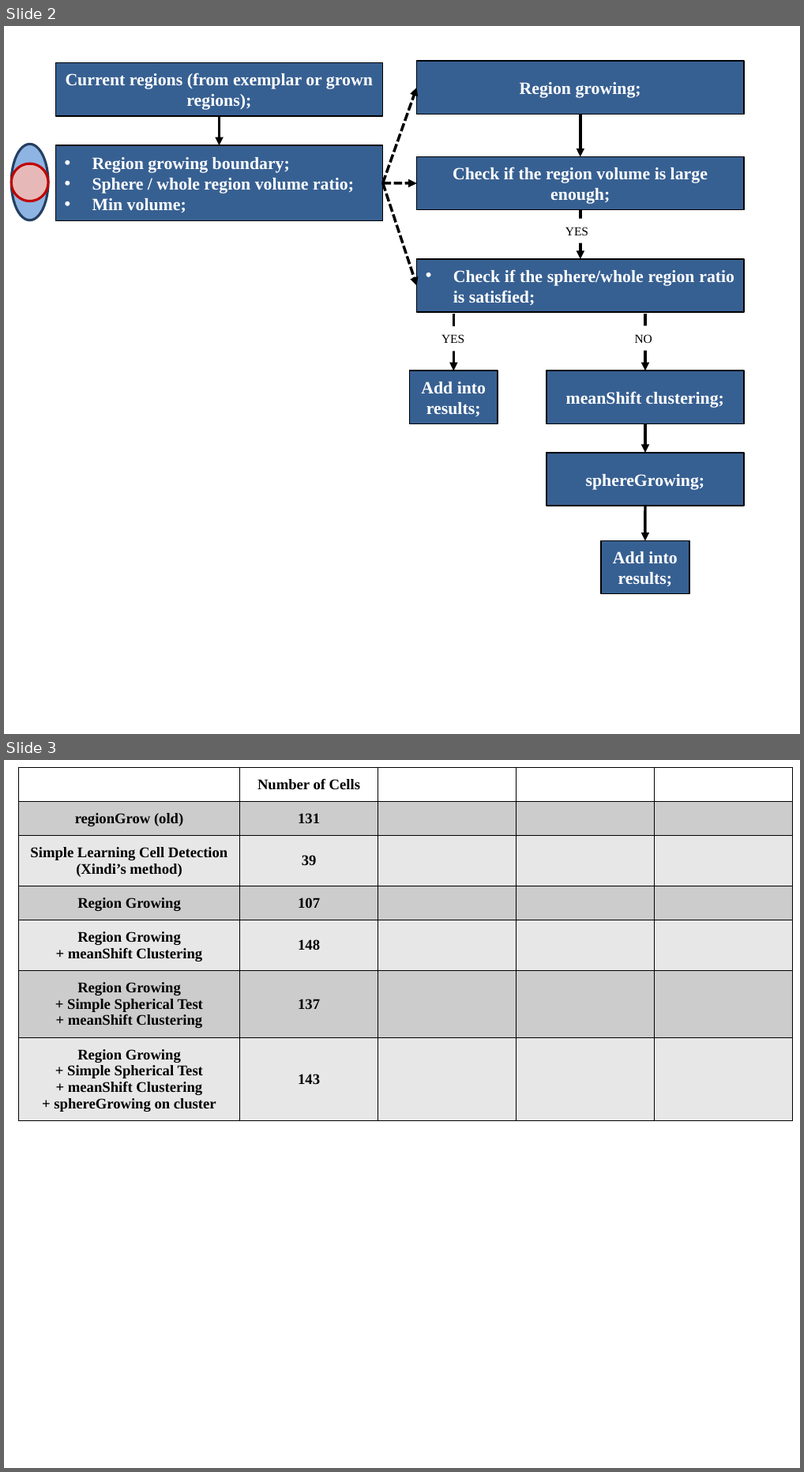
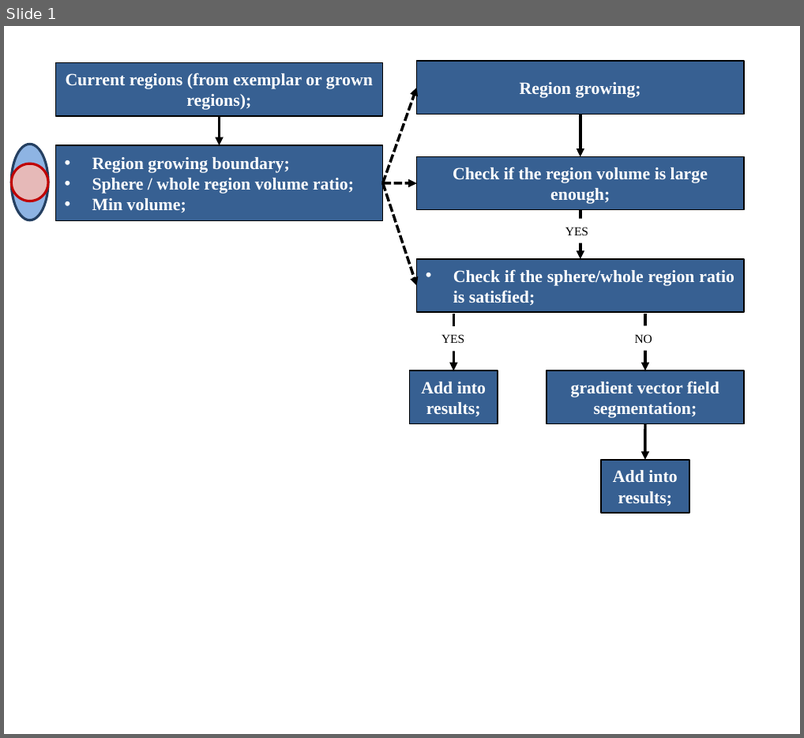
Before and after one commit to CBL-ORION/Vaa3D-tools-mirror, a slide deck: hackathon/xiang/cellSegmentation/scheme.pptx. Shown one above the other, each under a label of ours: slides 2 and 3 before the commit, slide 1 after it. The pictures are 804x1472 and 804x738 pixels, drawn with LibreOffice and Linux fonts; fonts in the diff are those of the drawing. Boxes give left, top, right and bottom in pixels: in the first picture for what was removed or moved away, otherwise in the second. Text is boxed around its words. In the diff, an @@ line names an element or a change of style, - is before the commit and + after.

```diff
--- a/hackathon/xiang/cellSegmentation/scheme.pptx
+++ b/hackathon/xiang/cellSegmentation/scheme.pptx
@@ slide 3 removed at <box>4,760,800,1468</box>, background #FFFFFF @@
@@ table removed at <box>19,767,792,1138</box>, 7 rows, 5 columns @@
- | Number of Cells |  |  | 
-regionGrow (old) | 131 |  |  | 
-Simple Learning Cell Detection / (Xindi’s method) | 39 |  |  | 
-Region Growing | 107 |  |  | 
-Region Growing / + meanShift Clustering | 148 |  |  | 
-Region Growing / + Simple Spherical Test / + meanShift Clustering | 137 |  |  | 
-Region Growing / + Simple Spherical Test / + meanShift Clustering / + sphereGrowing on cluster | 143 |  |  | 
@@ what was slide 2 is now slide 1 @@
@@ slide 1 changed as well @@
@@ text in rectangle at <box>571,381,720,418</box>: text changed @@
-meanShift clustering;
+gradient vector field segmentation;
@@ arrow moved from (645, 506) - (645, 541) to (645, 423) - (645, 460) @@
@@ arrow removed from (645, 423) to (645, 453) @@
@@ rectangle removed at <box>547,453,743,506</box> @@
-sphereGrowing;
@@ rectangle "Add into results;": place and size @@
-rectangle "Add into results;" at <box>601,541,690,594</box>
+rectangle "Add into results;" at <box>601,460,690,513</box>
```
Also in this commit, not shown: 2 other slides removed.
